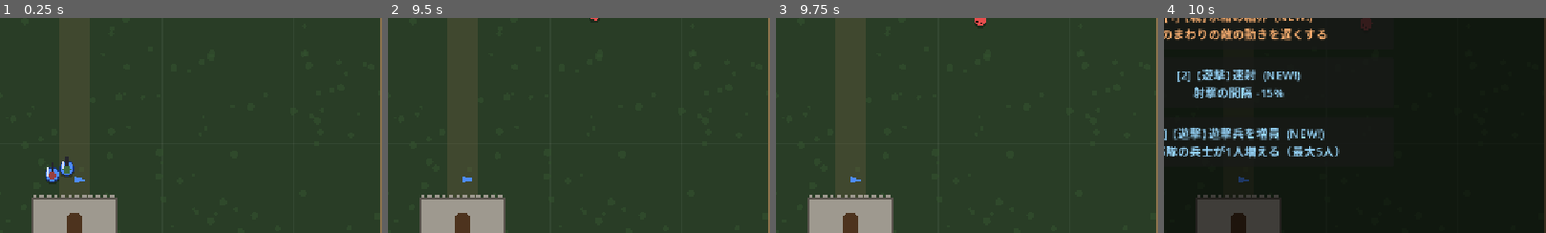
Above: before the commit, frames 1-4 (left to right).
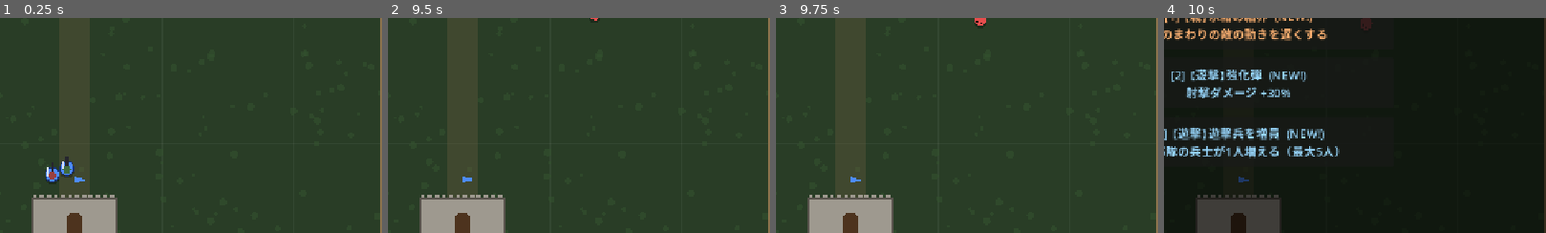
Above: after the commit, the same moments.

Repository: sukepuu/vgnfhusi4v3128904cmtu31
Game: Godot game, scene res://scenes/main.tscn
Two runs of this game, one before a commit and one after it. Both use one fixed random seed, a clock stepped at 60 frames per second and the inputs below.
Inputs:
- Up to frame 1 (0.25 s): no input
- Up to frame 2 (9.5 s): tap Enter at 0.5 s; tap R at 0.6, 3.6, 6.6 s; tap 1 at 1.35, 4.35, 7.35 s; tap 2 at 2.1, 5.1, 8.1 s; tap 3 at 2.85, 5.85, 8.85 s
- Up to frame 3 (9.75 s): tap R at 9.6 s
- Up to frame 4 (10 s): no input
The pictures show only the part of the screen within x 40-90%, y 42-92%; the shares and areas given below are measured in that part.

Frames 1-3 are identical in both runs. In frame 4, 2.3% of the frame differs, in the area x 2-38%, y 23-38%.

Commit message:
Add engineer squad with bombs and pit traps
Engineers (max 2, not targeted by enemies) walk to random spots outside
the walls and spend 5s planting a trap, alternating bomb and pit.
- Bomb: triggers 1s after an enemy comes near, area damage.
- Pit: triggers 1s after an enemy comes near, area damage and stuns
  enemies in range for 10s.
Up to 20 traps on the field at once.

Co-Authored-By: Claude Opus 5.5 <noreply@anthropic.com>
Claude-Session: https://claude.ai/code/session_011NyugcHQ7VLrKVd7aaRyr2

Diff:
--- a/auto_soldier/scripts/enemy.gd
+++ b/auto_soldier/scripts/enemy.gd
@@ -29,6 +29,8 @@
 var _flash := 0.0
 var _strafe_sign := 1.0
 var speed_mult := 1.0
+## 落とし穴で動けない残り時間
+var stun_left := 0.0
 
 
 func setup(k: String, hp_mult: float) -> void:
@@ -64,6 +66,13 @@
 		return
 	_flash -= delta
 	_contact_cd -= delta
+	if stun_left > 0.0:
+		# 落とし穴にはまって動けない（攻撃もできない）
+		stun_left -= delta
+		position += knock * delta
+		knock = knock.move_toward(Vector2.ZERO, 1400.0 * delta)
+		queue_redraw()
+		return
 	var castle: Node2D = game.castle
 	var move := Vector2.ZERO
 	# 基本は城へ。近くに兵士がいればそちらを狙う
@@ -161,6 +170,11 @@
 	game.world.add_child(b)
 
 
+func stun(seconds: float) -> void:
+	stun_left = maxf(stun_left, seconds)
+	knock = Vector2.ZERO
+
+
 func take_damage(amount: float, knockback: Vector2 = Vector2.ZERO) -> void:
 	if dead:
 		return
@@ -210,6 +224,11 @@
 	for s in [-1.0, 1.0]:
 		draw_circle(_facing * radius * 0.45 + side2 * radius * 0.3 * s, radius * 0.15, Color(0.1, 0.05, 0.05))
 	# 氷結の結界で遅くなっている
+	if stun_left > 0.0:
+		# 落とし穴で動けない：頭の上でぐるぐる回る星
+		for i in 3:
+			var a := stun_left * 4.0 + TAU * i / 3.0
+			draw_circle(Vector2(cos(a) * radius * 0.7, -radius - 6.0 + sin(a) * 3.0), 3.0, Color(1.0, 0.9, 0.3))
 	if speed_mult < 1.0:
 		draw_arc(Vector2.ZERO, radius + 3.0, 0.0, TAU, 20, Color(0.6, 0.9, 1.0, 0.8), 2.0)
 	# HPバー
--- /dev/null
+++ b/auto_soldier/scripts/engineer.gd
@@ -0,0 +1,94 @@
+extends Node2D
+## 工兵部隊。ランダムな地点へ移動して、5秒かけて罠を仕掛ける。
+## 爆弾 → 落とし穴 → 爆弾 … と交互に仕掛け続ける。
+## 敵からは狙われない（作業員なので戦闘には参加しない）。
+
+const TrapScript := preload("res://scripts/trap.gd")
+
+const SPEED := 110.0
+const PLANT_TIME := 5.0
+## フィールドに置ける罠の上限（全工兵の合計）
+const MAX_TRAPS := 20
+
+var game: Node2D
+var index := 0
+## waiting（城の前で待機）/ moving（移動中）/ planting（設置中）
+var state := "waiting"
+var next_kind := "bomb"
+var target_pos := Vector2.ZERO
+var progress := 0.0
+
+var _t := 0.0
+var _facing := Vector2.UP
+
+
+func _process(delta: float) -> void:
+	_t += delta
+	match state:
+		"waiting":
+			_move_to(game.castle.gate_position() + Vector2(-60.0 - index * 30.0, 10.0), delta)
+			if game.get_tree().get_nodes_in_group("traps").size() < MAX_TRAPS:
+				target_pos = _random_spot()
+				state = "moving"
+		"moving":
+			if _move_to(target_pos, delta):
+				state = "planting"
+				progress = 0.0
+		"planting":
+			progress += delta / PLANT_TIME
+			if progress >= 1.0:
+				_place_trap()
+				next_kind = "pit" if next_kind == "bomb" else "bomb"
+				state = "waiting"
+	queue_redraw()
+
+
+## 壁の外側のランダムな地点
+func _random_spot() -> Vector2:
+	var rect: Rect2 = game.MAP_RECT.grow(-60.0)
+	var castle_pos: Vector2 = game.castle.global_position
+	var p := Vector2.ZERO
+	for i in 20:
+		p = Vector2(randf_range(rect.position.x, rect.end.x), randf_range(rect.position.y, castle_pos.y - 40.0))
+		if p.distance_to(castle_pos) > game.walls.RADIUS + 50.0:
+			break
+	return p
+
+
+func _place_trap() -> void:
+	var t := TrapScript.new()
+	t.game = game
+	t.kind = next_kind
+	t.position = position
+	game.ground.add_child(t)
+
+
+## 目的地へ移動。着いたら true
+func _move_to(p: Vector2, delta: float) -> bool:
+	var to := p - position
+	var d := to.length()
+	if d < 4.0:
+		return true
+	_facing = to / d
+	position += _facing * minf(SPEED * delta, d)
+	return false
+
+
+func _draw() -> void:
+	draw_circle(Vector2(0, 6), 11.0, Color(0, 0, 0, 0.3))
+	# 背中の荷物
+	draw_rect(Rect2(-_facing * 10.0 - Vector2(7, 7), Vector2(14, 14)), Color(0.45, 0.35, 0.2))
+	draw_circle(Vector2.ZERO, 11.0, Color(0.55, 0.6, 0.35))
+	draw_arc(Vector2.ZERO, 11.0, 0.0, TAU, 24, Color(0.25, 0.3, 0.15), 2.0)
+	# ヘルメット
+	draw_circle(-_facing * 2.0, 6.5, Color(0.35, 0.4, 0.25))
+	# スコップ
+	var side := _facing.orthogonal() * 8.0
+	var dig := sin(_t * 10.0) * 6.0 if state == "planting" else 0.0
+	draw_line(side, side + _facing * (14.0 + dig), Color(0.5, 0.35, 0.2), 3.0)
+	draw_circle(side + _facing * (16.0 + dig), 4.0, Color(0.6, 0.6, 0.65))
+	# 設置中の進み具合と、何を仕掛けているか
+	if state == "planting":
+		draw_rect(Rect2(Vector2(-14, -22), Vector2(28, 4)), Color(0, 0, 0, 0.6))
+		var col := Color(1.0, 0.45, 0.3) if next_kind == "bomb" else Color(0.75, 0.55, 0.3)
+		draw_rect(Rect2(Vector2(-14, -22), Vector2(28 * progress, 4)), col)
--- a/auto_soldier/scripts/hud.gd
+++ b/auto_soldier/scripts/hud.gd
@@ -117,6 +117,8 @@
 		lines_r.append("迎撃 %d / %d" % [_alive(game.guards), game.guards.size()])
 	if game.heavy != null:
 		lines_r.append("重装 %s" % ("復活待ち" if game.heavy.dead else "戦闘中"))
+	if not game.engineers.is_empty():
+		lines_r.append("工兵 %d人 罠 %d個" % [game.engineers.size(), get_tree().get_nodes_in_group("traps").size()])
 	if not game.builders.is_empty():
 		lines_r.append("壁 %d枚" % game.walls.walls.size())
 	_soldier_label.text = "\n".join(lines_r)
--- a/auto_soldier/scripts/main.gd
+++ b/auto_soldier/scripts/main.gd
@@ -7,6 +7,7 @@
 const GuardStats := preload("res://scripts/guard_stats.gd")
 const BuilderScript := preload("res://scripts/builder.gd")
 const HeavyScript := preload("res://scripts/heavy.gd")
+const EngineerScript := preload("res://scripts/engineer.gd")
 const WallsScript := preload("res://scripts/walls.gd")
 const CastleScript := preload("res://scripts/castle.gd")
 const EnemyScript := preload("res://scripts/enemy.gd")
@@ -23,6 +24,7 @@
 const MAX_SOLDIERS := 5
 const MAX_GUARDS := 3
 const MAX_BUILDERS := 3
+const MAX_ENGINEERS := 2
 ## 遊撃兵1人あたりのペットの最大数
 const MAX_PETS := 4
 ## 近くの敵を素早く探すための空間グリッドのマス目サイズ
@@ -33,6 +35,8 @@
 var camera: Camera2D
 var castle: Node2D
 var walls: Node2D
+## 罠などを置く地面のレイヤー（兵士や敵より下に描く）
+var ground: Node2D
 var hud: CanvasLayer
 var level_up_ui: CanvasLayer
 
@@ -46,6 +50,8 @@
 var builders: Array = []
 ## 重装部隊（最大1体）
 var heavy: Node2D = null
+## 工兵部隊
+var engineers: Array = []
 var pets: Array = []
 ## 遊撃兵1人あたりのペットの数（「ペットの仲間」を取るたびに+1）
 var pets_per_soldier := 0
@@ -87,6 +93,10 @@
 	walls.game = self
 	walls.position = castle.position
 	world.add_child(walls)
+
+	ground = Node2D.new()
+	ground.name = "Ground"
+	world.add_child(ground)
 
 	# 最初は兵士2人でスタート
 	add_soldier()
@@ -258,6 +268,17 @@
 	world.add_child(heavy)
 
 
+func add_engineer() -> void:
+	if engineers.size() >= MAX_ENGINEERS:
+		return
+	var e := EngineerScript.new()
+	e.game = self
+	e.index = engineers.size()
+	e.position = castle.gate_position()
+	world.add_child(e)
+	engineers.append(e)
+
+
 func add_builder() -> void:
 	if builders.size() >= MAX_BUILDERS:
 		return
--- /dev/null
+++ b/auto_soldier/scripts/trap.gd
@@ -0,0 +1,99 @@
+extends Node2D
+## 工兵部隊が仕掛ける罠。
+## bomb（爆弾）：近くに敵が来たら1秒後に爆発して範囲ダメージ。
+## pit（落とし穴）：近くに敵が来たら1秒後に作動して範囲ダメージ＋範囲内の敵を10秒間動けなくする。
+## どちらも1回作動したら消える。
+
+const TRIGGER_RADIUS := 60.0
+const FUSE := 1.0
+
+var game: Node2D
+var kind := "bomb"
+var damage := 100.0
+var blast_radius := 110.0
+var stun_time := 10.0
+
+var _fuse_left := -1.0
+var _t := 0.0
+## 作動した落とし穴の跡を少しのあいだ表示する
+var _hole_left := 0.0
+
+
+func _ready() -> void:
+	add_to_group("traps")
+	if kind == "pit":
+		damage = 50.0
+		blast_radius = 90.0
+
+
+func is_spent() -> bool:
+	return _hole_left > 0.0
+
+
+func _process(delta: float) -> void:
+	_t += delta
+	if _hole_left > 0.0:
+		_hole_left -= delta
+		if _hole_left <= 0.0:
+			queue_free()
+		queue_redraw()
+		return
+	if _fuse_left < 0.0:
+		# 敵が近くに来たら作動開始
+		for e in game.enemies_near(global_position, TRIGGER_RADIUS + 30.0):
+			if is_instance_valid(e) and not e.dead and global_position.distance_to(e.global_position) < TRIGGER_RADIUS + e.radius:
+				_fuse_left = FUSE
+				break
+	else:
+		_fuse_left -= delta
+		if _fuse_left <= 0.0:
+			_activate()
+			return
+	queue_redraw()
+
+
+func _activate() -> void:
+	for e in game.enemies_near(global_position, blast_radius + 30.0):
+		if not is_instance_valid(e) or e.dead:
+			continue
+		var rel: Vector2 = e.global_position - global_position
+		if rel.length() > blast_radius + e.radius:
+			continue
+		if kind == "pit":
+			e.stun(stun_time)
+			e.take_damage(damage)
+		else:
+			e.take_damage(damage, rel.normalized() * 350.0)
+	if kind == "pit":
+		game.spawn_burst(global_position, Color(0.45, 0.32, 0.2), blast_radius / 2.2)
+		remove_from_group("traps")
+		_hole_left = 1.5
+		queue_redraw()
+	else:
+		game.spawn_burst(global_position, Color(1.0, 0.45, 0.15), blast_radius / 2.2)
+		game.spawn_burst(global_position, Color(1.0, 0.85, 0.3), blast_radius / 3.5)
+		queue_free()
+
+
+func _draw() -> void:
+	var lit := _fuse_left >= 0.0 and int(_t * 12.0) % 2 == 0
+	if kind == "bomb":
+		draw_circle(Vector2(0, 4), 10.0, Color(0, 0, 0, 0.3))
+		draw_circle(Vector2.ZERO, 10.0, Color(1.0, 0.3, 0.2) if lit else Color(0.18, 0.18, 0.2))
+		draw_circle(Vector2(-3, -3), 3.0, Color(0.5, 0.5, 0.55))
+		draw_line(Vector2(4, -8), Vector2(8, -14), Color(0.6, 0.5, 0.35), 2.0)
+		if _fuse_left >= 0.0:
+			draw_circle(Vector2(8, -14), 3.0, Color(1.0, 0.85, 0.3))
+	else:
+		if _hole_left > 0.0:
+			draw_circle(Vector2.ZERO, 26.0, Color(0.12, 0.08, 0.05, 0.8 * minf(_hole_left, 1.0)))
+			return
+		# 地面に隠れた落とし穴（うっすら見える）
+		var col := Color(1.0, 0.4, 0.3, 0.7) if lit else Color(0.5, 0.38, 0.22, 0.6)
+		draw_circle(Vector2.ZERO, 18.0, col)
+		for i in 4:
+			var a := TAU * i / 4.0 + PI / 4.0
+			draw_line(Vector2.from_angle(a) * 4.0, Vector2.from_angle(a) * 17.0, Color(0.35, 0.25, 0.12, 0.8), 2.0)
+	# 作動範囲の目安
+	if _fuse_left >= 0.0:
+		draw_arc(Vector2.ZERO, blast_radius, 0.0, TAU, 40, Color(1.0, 0.5, 0.3, 0.5), 2.0)
--- a/auto_soldier/scripts/upgrades.gd
+++ b/auto_soldier/scripts/upgrades.gd
@@ -38,6 +38,9 @@
 	{"id": "spear_dmg", "cat": "guard", "name": "槍術", "desc": "槍の攻撃力 +35%", "max": 5, "req": "guard"},
 	# ---- 重装部隊
 	{"id": "heavy", "cat": "heavy", "name": "重装部隊", "desc": "足は遅いが耐久力と攻撃力が高い重装兵が加わる。壁の中央の前に陣取り、近づく敵を斬撃で迎え撃つ", "max": 1, "weight": 1.5},
+	# ---- 工兵部隊
+	{"id": "engineer", "cat": "engineer", "name": "工兵部隊", "desc": "フィールドを回って、爆弾（範囲ダメージ）と落とし穴（範囲ダメージ＋10秒足止め）を交互に仕掛ける工兵が加わる",
+		"desc_up": "工兵が1人増える（最大2人）", "max": 2, "weight": 1.5},
 	# ---- 城
 	{"id": "tower", "cat": "castle", "name": "矢倉", "desc": "城に矢倉が建ち、近づく敵を自動で射る",
 		"desc_up": "矢倉をもう1基追加、全矢倉の威力 +15%", "max": 4, "weight": 1.5},
@@ -54,10 +57,10 @@
 	{"id": "repair", "cat": "castle", "name": "修理工", "desc": "城のHPが毎秒2回復する", "max": 3},
 ]
 
-const CAT_LABEL := {"soldier": "遊撃", "builder": "築城", "guard": "迎撃", "heavy": "重装", "castle": "城"}
+const CAT_LABEL := {"soldier": "遊撃", "builder": "築城", "guard": "迎撃", "heavy": "重装", "engineer": "工兵", "castle": "城"}
 const CAT_COLOR := {
 	"soldier": Color(0.6, 0.85, 1.0), "builder": Color(1.0, 0.88, 0.45),
-	"guard": Color(0.6, 1.0, 0.65), "heavy": Color(0.85, 0.75, 1.0), "castle": Color(1.0, 0.7, 0.45)}
+	"guard": Color(0.6, 1.0, 0.65), "heavy": Color(0.85, 0.75, 1.0), "engineer": Color(0.8, 0.9, 0.5), "castle": Color(1.0, 0.7, 0.45)}
 
 
 ## まだ上限に達していない強化から、出やすさに応じてランダムに n 個選ぶ
@@ -170,6 +173,8 @@
 			castle.catapult_interval *= 0.9
 		"heavy":
 			game.add_heavy()
+		"engineer":
+			game.add_engineer()
 		"tower":
 			castle.tower_count = new_level
 			if new_level > 1:
Not shown, added: auto_soldier/scripts/engineer.gd.uid
Not shown, added: auto_soldier/scripts/trap.gd.uid
Not shown, changed: auto_soldier/README.md
